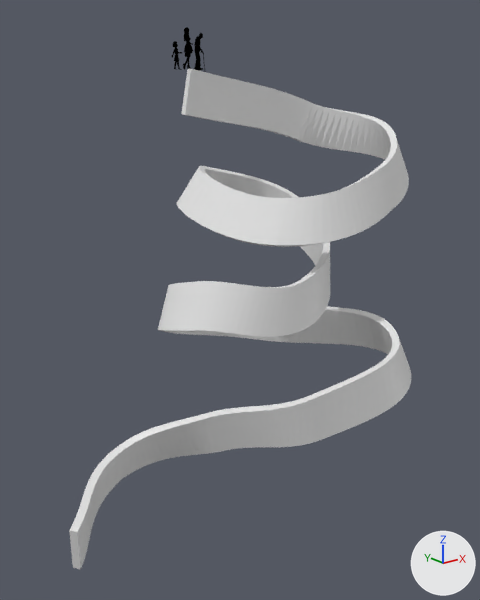
One commit to the Blender file levels/spiral.blend: the scene before it, then after it.
Rendered twice from a 50 mm lens placed at (-20.2, -24.2, -0.9), pointed at (-4.2, -4.1, -8.9). The lights are fixed; the arrows at lower right show +X, +Y and +Z.

Objects in the first picture: 'BezierCircle'.
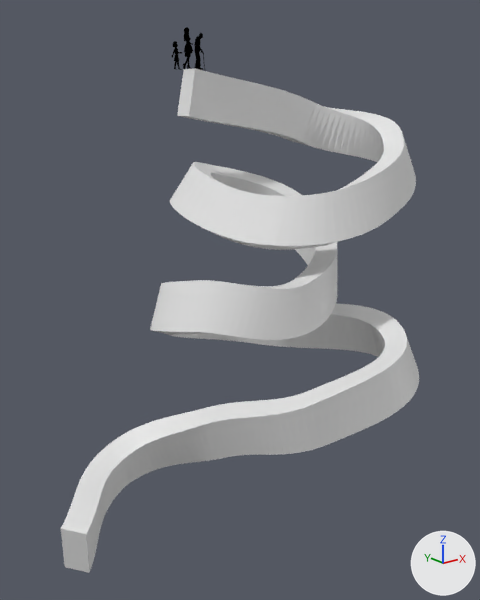
Pixel boxes [x1, y1, x2, y2] of what changed, in the pictures (480 x 600 px):
```json
{"object": "BezierCircle", "change": "reshaped", "before": [69, 69, 411, 569], "after": [61, 68, 419, 573]}
```

The change, as JSON lines over the scene's bpy script:
```json
{"op": "set", "path": "cu_beziercircle.bevel_object", "old": "ob_wall_obj", "new": "ob_wallcrosssection"}
{"block": "cu_wall", "where": "_sp = cu_wall.splines.new('BEZIER'); _sp.bezier_points.add(3)"}
{"op": "remove", "block": "cu_wall", "code": "_sp.bezier_points.foreach_set('co', [-0.144, -1.848, 0.0, -0.144, 0.0, 0.0, 0.144, 0.0, 0.0, 0.144, -1.848, 0.0])"}
{"op": "remove", "block": "cu_wall", "code": "_sp.bezier_points.foreach_set('handle_left', [-0.0479, -1.848, 0.0, -0.144, -0.616, 0.0, 0.0479, 0.0, 0.0, 0.144, -1.232, 0.0])"}
{"op": "remove", "block": "cu_wall", "code": "_sp.bezier_points.foreach_set('handle_right', [-0.144, -1.232, 0.0, -0.0479, 0.0, 0.0, 0.144, -0.616, 0.0, 0.0479, -1.848, 0.0])"}
{"op": "add", "block": "cu_wall", "code": "_sp.bezier_points.foreach_set('co', [-0.447, -1.92, 0.0, -0.447, 0.0, 0.0, 0.447, 0.0, 0.0, 0.447, -1.92, 0.0])"}
{"op": "add", "block": "cu_wall", "code": "_sp.bezier_points.foreach_set('handle_left', [-0.149, -1.92, 0.0, -0.447, -0.64, 0.0, 0.149, 0.0, 0.0, 0.447, -1.28, 0.0])"}
{"op": "add", "block": "cu_wall", "code": "_sp.bezier_points.foreach_set('handle_right', [-0.447, -1.28, 0.0, -0.149, 0.0, 0.0, 0.447, -0.64, 0.0, 0.149, -1.92, 0.0])"}
{"op": "remove", "block": "ob_wall_obj", "code": ["ob_wall_obj = bpy.data.objects.new('Wall Obj', cu_wall)", "ob_wall_obj.location = (0.521, 3.102, -0.916)"]}
{"op": "add", "block": "ob_wallcrosssection", "code": ["ob_wallcrosssection = bpy.data.objects.new('WallCrossSection', cu_wall)", "ob_wallcrosssection.location = (-9.227, -1.266, -0.916)"]}
```
